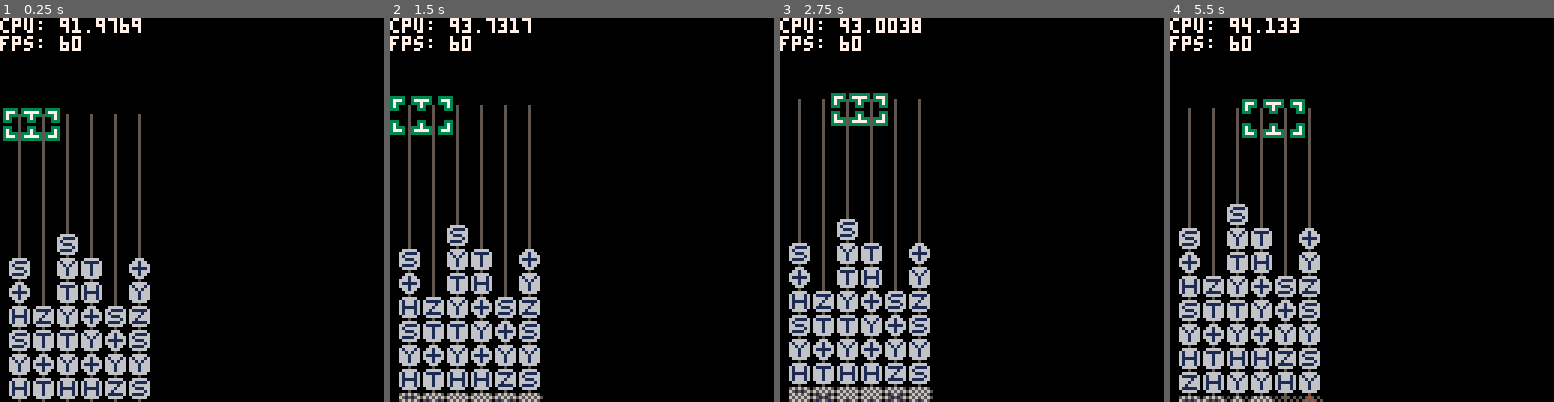
Above: before the commit, frames 1-4 (left to right).
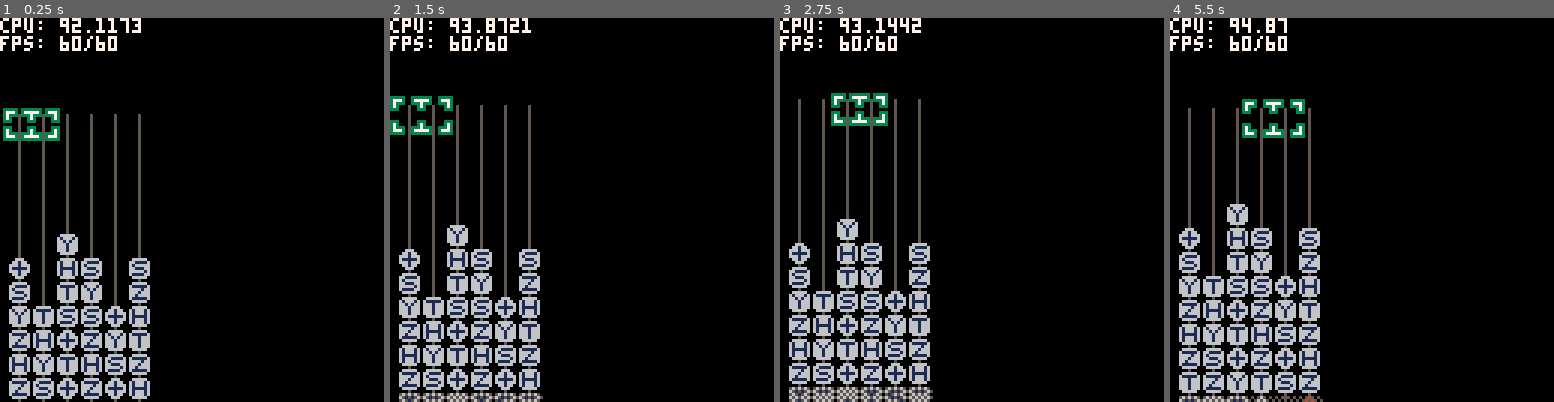
Above: after the commit, the same moments.

Repository: qniapp/quantattack
Game: PICO-8 cartridge qitaev.p8
Two runs of this game, one before a commit and one after it. Both use one fixed random seed, a clock stepped at 60 frames per second and the inputs below.
Inputs:
- Up to frame 1 (0.25 s): no input
- Up to frame 2 (1.5 s): tap X (X key) at 0.33, 1.07 s; tap O (Z key) at 0.7 s
- Up to frame 3 (2.75 s): hold Right 1.6-2.1 s; tap O (Z key) at 1.7, 2.1, 2.5 s; tap X (X key) at 1.85 s; hold Up 2.15-2.42 s; hold Right from 2.47 s (still down)
- Up to frame 4 (5.5 s): tap O (Z key) every 0.4 s from 2.9 to 5.3 s; tap X (X key) at 2.97, 4.08, 5.2 s; release Right at 3.03 s; hold Left 3.08-3.58 s; hold Down 3.63-3.97 s; hold Right 4.02-4.68 s; hold Up 4.73-5.03 s; hold Left from 5.08 s (still down)

The runs differ from the first frame. In frame 1, 3.3% of the frame differs, in the area x 2-40%, y 0-100%; in frame 2, 3.3%; in frame 3, 3.3%; in frame 4, 3.6%.

Commit message:
リファクタリング

Diff:
--- a/qitaev.p8
+++ b/qitaev.p8
@@ -151,64 +151,64 @@
     if (board:idle_gate_at(x, y):is_h() and
         board:idle_gate_at(x, y + 1):is_h()) then
       return {
-        { ["dx"] = 0, ["dy"] = 0, ["gate"] = quantum_gate.i() },
-        { ["dx"] = 0, ["dy"] = 1, ["gate"] = quantum_gate.i() },
+        { ["dx"] = 0, ["dy"] = 0, ["gate"] = quantum_gate:i() },
+        { ["dx"] = 0, ["dy"] = 1, ["gate"] = quantum_gate:i() },
       }
     end
 
     if (board:idle_gate_at(x, y):is_x() and
         board:idle_gate_at(x, y + 1):is_x()) then
       return {
-        { ["dx"] = 0, ["dy"] = 0, ["gate"] = quantum_gate.i() },
-        { ["dx"] = 0, ["dy"] = 1, ["gate"] = quantum_gate.i() },
+        { ["dx"] = 0, ["dy"] = 0, ["gate"] = quantum_gate:i() },
+        { ["dx"] = 0, ["dy"] = 1, ["gate"] = quantum_gate:i() },
       }
     end
 
     if (board:idle_gate_at(x, y):is_y() and
         board:idle_gate_at(x, y + 1):is_y()) then
       return {
-        { ["dx"] = 0, ["dy"] = 0, ["gate"] = quantum_gate.i() },
-        { ["dx"] = 0, ["dy"] = 1, ["gate"] = quantum_gate.i() },
+        { ["dx"] = 0, ["dy"] = 0, ["gate"] = quantum_gate:i() },
+        { ["dx"] = 0, ["dy"] = 1, ["gate"] = quantum_gate:i() },
       }
     end
 
     if (board:idle_gate_at(x, y):is_z() and
         board:idle_gate_at(x, y + 1):is_z()) then
       return {
-        { ["dx"] = 0, ["dy"] = 0, ["gate"] = quantum_gate.i() },
-        { ["dx"] = 0, ["dy"] = 1, ["gate"] = quantum_gate.i() },
+        { ["dx"] = 0, ["dy"] = 0, ["gate"] = quantum_gate:i() },
+        { ["dx"] = 0, ["dy"] = 1, ["gate"] = quantum_gate:i() },
       }
     end
 
     if (board:idle_gate_at(x, y):is_z() and
         board:idle_gate_at(x, y + 1):is_x()) then
       return {
-        { ["dx"] = 0, ["dy"] = 0, ["gate"] = quantum_gate.i() },
-        { ["dx"] = 0, ["dy"] = 1, ["gate"] = quantum_gate.y() },
+        { ["dx"] = 0, ["dy"] = 0, ["gate"] = quantum_gate:i() },
+        { ["dx"] = 0, ["dy"] = 1, ["gate"] = quantum_gate:y() },
       }
     end
 
     if (board:idle_gate_at(x, y):is_x() and
         board:idle_gate_at(x, y + 1):is_z()) then
       return {
-        { ["dx"] = 0, ["dy"] = 0, ["gate"] = quantum_gate.i() },
-        { ["dx"] = 0, ["dy"] = 1, ["gate"] = quantum_gate.y() },
+        { ["dx"] = 0, ["dy"] = 0, ["gate"] = quantum_gate:i() },
+        { ["dx"] = 0, ["dy"] = 1, ["gate"] = quantum_gate:y() },
       }
     end
 
     if (board:idle_gate_at(x, y):is_s() and
         board:idle_gate_at(x, y + 1):is_s()) then
       return {
-        { ["dx"] = 0, ["dy"] = 0, ["gate"] = quantum_gate.i() },
-        { ["dx"] = 0, ["dy"] = 1, ["gate"] = quantum_gate.z() },
+        { ["dx"] = 0, ["dy"] = 0, ["gate"] = quantum_gate:i() },
+        { ["dx"] = 0, ["dy"] = 1, ["gate"] = quantum_gate:z() },
       }
     end
 
     if (board:idle_gate_at(x, y):is_t() and
         board:idle_gate_at(x, y + 1):is_t()) then
       return {
-        { ["dx"] = 0, ["dy"] = 0, ["gate"] = quantum_gate.i() },
-        { ["dx"] = 0, ["dy"] = 1, ["gate"] = quantum_gate.s() },
+        { ["dx"] = 0, ["dy"] = 0, ["gate"] = quantum_gate:i() },
+        { ["dx"] = 0, ["dy"] = 1, ["gate"] = quantum_gate:s() },
       }
     end
 
@@ -226,9 +226,9 @@
         board:idle_gate_at(x, y + 1):is_x() and
         board:idle_gate_at(x, y + 2):is_h()) then
       return {
-        { ["dx"] = 0, ["dy"] = 0, ["gate"] = quantum_gate.i() },
-        { ["dx"] = 0, ["dy"] = 1, ["gate"] = quantum_gate.i() },
-        { ["dx"] = 0, ["dy"] = 2, ["gate"] = quantum_gate.z() },
+        { ["dx"] = 0, ["dy"] = 0, ["gate"] = quantum_gate:i() },
+        { ["dx"] = 0, ["dy"] = 1, ["gate"] = quantum_gate:i() },
+        { ["dx"] = 0, ["dy"] = 2, ["gate"] = quantum_gate:z() },
       }
     end
 
@@ -236,9 +236,9 @@
         board:idle_gate_at(x, y + 1):is_z() and
         board:idle_gate_at(x, y + 2):is_h()) then
       return {
-        { ["dx"] = 0, ["dy"] = 0, ["gate"] = quantum_gate.i() },
-        { ["dx"] = 0, ["dy"] = 1, ["gate"] = quantum_gate.i() },
-        { ["dx"] = 0, ["dy"] = 2, ["gate"] = quantum_gate.x() },
+        { ["dx"] = 0, ["dy"] = 0, ["gate"] = quantum_gate:i() },
+        { ["dx"] = 0, ["dy"] = 1, ["gate"] = quantum_gate:i() },
+        { ["dx"] = 0, ["dy"] = 2, ["gate"] = quantum_gate:x() },
       }
     end
 
@@ -246,9 +246,9 @@
         board:idle_gate_at(x, y + 1):is_z() and
         board:idle_gate_at(x, y + 2):is_s()) then
       return {
-        { ["dx"] = 0, ["dy"] = 0, ["gate"] = quantum_gate.i() },
-        { ["dx"] = 0, ["dy"] = 1, ["gate"] = quantum_gate.i() },
-        { ["dx"] = 0, ["dy"] = 2, ["gate"] = quantum_gate.z() },
+        { ["dx"] = 0, ["dy"] = 0, ["gate"] = quantum_gate:i() },
+        { ["dx"] = 0, ["dy"] = 1, ["gate"] = quantum_gate:i() },
+        { ["dx"] = 0, ["dy"] = 2, ["gate"] = quantum_gate:z() },
       }
     end
 
@@ -262,9 +262,9 @@
         board:idle_gate_at(board:idle_gate_at(x, y).cnot_x_x, y + 2):is_cnot_x()) then
       local dx = board:idle_gate_at(x, y).cnot_x_x - x
       return {
-        { ["dx"] = 0, ["dy"] = 0, ["gate"] = quantum_gate.i() }, { ["dx"] = dx, ["dy"] = 0, ["gate"] = quantum_gate.i() },
-        { ["dx"] = 0, ["dy"] = 1, ["gate"] = quantum_gate.i() }, { ["dx"] = dx, ["dy"] = 1, ["gate"] = quantum_gate.i() },
-        { ["dx"] = 0, ["dy"] = 2, ["gate"] = quantum_gate.swap() }, { ["dx"] = dx, ["dy"] = 2, ["gate"] = quantum_gate.swap() },
+        { ["dx"] = 0, ["dy"] = 0, ["gate"] = quantum_gate:i() }, { ["dx"] = dx, ["dy"] = 0, ["gate"] = quantum_gate:i() },
+        { ["dx"] = 0, ["dy"] = 1, ["gate"] = quantum_gate:i() }, { ["dx"] = dx, ["dy"] = 1, ["gate"] = quantum_gate:i() },
+        { ["dx"] = 0, ["dy"] = 2, ["gate"] = quantum_gate:swap() }, { ["dx"] = dx, ["dy"] = 2, ["gate"] = quantum_gate:swap() },
       }
     end
 
@@ -303,7 +303,7 @@
                 self:set(x, y, self:_random_gate())
               until (#gate_reduction_rules:reduce(self, x, y, true) == 0)
             else
-              self:set(x, y, quantum_gate.i())
+              self:set(x, y, quantum_gate:i())
             end
           end
         end
@@ -316,7 +316,7 @@
         if self.gate[x][y]:is_idle() then
           return self.gate[x][y]
         else
-          return quantum_gate.i()
+          return quantum_gate:i()
         end
       end,
 
@@ -563,7 +563,7 @@
                    (not self.gate[x][tmp_y]:is_swap()) and
                     self:is_droppable(x, tmp_y)) do
               self.gate[x][tmp_y + 1] = self.gate[x][tmp_y]
-              self.gate[x][tmp_y] = quantum_gate.i()
+              self.gate[x][tmp_y] = quantum_gate:i()
               tmp_y += 1
             end
 
@@ -591,9 +591,9 @@
               assert(cnot_x:is_cnot_x())
 
               self.gate[x][tmp_y + 1] = cnot_c
-              self.gate[x][tmp_y] = quantum_gate.i()
+              self.gate[x][tmp_y] = quantum_gate:i()
               self.gate[cnot_c.cnot_x_x][tmp_y + 1] = cnot_x
-              self.gate[cnot_c.cnot_x_x][tmp_y] = quantum_gate.i()
+              self.gate[cnot_c.cnot_x_x][tmp_y] = quantum_gate:i()
 
               tmp_y += 1
               gate = self.gate[x][tmp_y]
@@ -683,15 +683,15 @@
             cnot_x_x = flr(rnd(board.cols)) + 1
           until cnot_x_x ~= cnot_c_x
 
-          local x_gate = quantum_gate.x(cnot_c_x)
-          local control_gate = quantum_gate.c(cnot_x_x)
+          local x_gate = quantum_gate:x(cnot_c_x)
+          local control_gate = quantum_gate:c(cnot_x_x)
           self:set(cnot_x_x, board.rows + board.next_row, x_gate)
           self:set(cnot_c_x, board.rows + board.next_row, control_gate)
 
           local cnot_left_x = min(cnot_c_x, cnot_x_x)
           local cnot_right_x = max(cnot_c_x, cnot_x_x)
           for x = cnot_left_x + 1, cnot_right_x - 1 do
-            self:set(x, board.rows + board.next_row, quantum_gate.i())
+            self:set(x, board.rows + board.next_row, quantum_gate:i())
           end
         end
       end,
@@ -719,8 +719,9 @@
 
       _random_gate = function(self)
         local gate = nil
+
         repeat
-          gate = quantum_gate:new(quantum_gate.types[flr(rnd(#quantum_gate.types)) + 1])
+          gate = quantum_gate:random()
         until ((not gate:is_i()) and (gate.type ~= "c") and (gate.type ~= "swap"))
 
         return gate
@@ -742,9 +743,10 @@
 }
 
 quantum_gate = {
-  types = {"h", "x", "y", "z", "s", "t", "c", "swap", "i"},
-
-  sprites = {
+  size = 8,
+
+  _types = {"h", "x", "y", "z", "s", "t", "c", "swap", "i"},
+  _sprites = {
     ["idle"] = {
       ["h"] = 0,
       ["x"] = 1,
@@ -817,10 +819,44 @@
     },
   },
 
-  size = 8,
-
-  num_frames_swap = 4,
-  num_frames_match = 60,
+  _num_frames_swap = 4,
+  _num_frames_match = 60,
+
+  x = function(self, cnot_c_x)
+    local x = self:new("x")
+    x.cnot_c_x = cnot_c_x
+    return x
+  end,
+
+  y = function(self)
+    return self:new("y")
+  end,
+
+  z = function(self)
+    return self:new("z")
+  end,
+
+  s = function(self)
+    return self:new("s")
+  end,
+
+  c = function(self, cnot_x_x)
+    local c = self:new("c")
+    c.cnot_x_x = cnot_x_x
+    return c
+  end,
+
+  swap = function(self)
+    return self:new("swap")
+  end,
+
+  i = function(self)
+    return self:new("i")
+  end,
+
+  random = function(self)
+    return self:new(self._types[flr(rnd(#self._types)) + 1])
+  end,
 
   new = function(self, type)
     return {
@@ -875,7 +911,7 @@
         elseif self:is_swapping() then
           if self.tick_swap == nil then
             self.tick_swap = 0
-          elseif self.tick_swap < quantum_gate.num_frames_swap then
+          elseif self.tick_swap < quantum_gate._num_frames_swap then
             self.tick_swap += 1
           else
             self:_change_state("idle")
@@ -885,7 +921,7 @@
 
           if self.tick_match == nil then
             self.tick_match = 0
-          elseif self.tick_match < quantum_gate.num_frames_match then
+          elseif self.tick_match < quantum_gate._num_frames_match then
             self.tick_match += 1
           else
             self.disappearance_tick = 0
@@ -998,7 +1034,6 @@
 
       -- private
 
-      -- todo: フ⌂へヒ✽⬅️ホ▒ほフせめハいはを ascii art ネ▒せヒいまく
       _change_state = function(self, new_state)
         assert(new_state == "idle" or
                new_state == "swapping_with_left" or new_state == "swapping_with_right" or
@@ -1023,31 +1058,31 @@
 
       _sprite = function(self)
         if self:is_idle() then
-          return quantum_gate.sprites.idle[self.type]
+          return quantum_gate._sprites.idle[self.type]
         elseif self:is_swapping() then
-          return quantum_gate.sprites.idle[self.type]
+          return quantum_gate._sprites.idle[self.type]
         elseif self:is_match() then
           local icon = self.tick_match % 12
           if icon == 0 or icon == 1 or icon == 2 then
-            return quantum_gate.sprites.match_up[self.type]
+            return quantum_gate._sprites.match_up[self.type]
           elseif icon == 3 or icon == 4 or icon == 5 then
-            return quantum_gate.sprites.match_middle[self.type]
+            return quantum_gate._sprites.match_middle[self.type]
           elseif icon == 6 or icon == 7 or icon == 8 then
-            return quantum_gate.sprites.match_down[self.type]
+            return quantum_gate._sprites.match_down[self.type]
           elseif icon == 9 or icon == 10 or icon == 11 then
-            return quantum_gate.sprites.match_middle[self.type]
+            return quantum_gate._sprites.match_middle[self.type]
           end
         elseif self:is_dropped() then
           if self.tick_drop < 5 then
-            return quantum_gate.sprites.dropped[self.type]
+            return quantum_gate._sprites.dropped[self.type]
           elseif self.tick_drop < 7 then
-            return quantum_gate.sprites.jumping[self.type]
+            return quantum_gate._sprites.jumping[self.type]
           elseif self.tick_drop < 11 then
-            return quantum_gate.sprites.falling[self.type]
-          end
-          return quantum_gate.sprites.dropped[self.type]
+            return quantum_gate._sprites.falling[self.type]
+          end
+          return quantum_gate._sprites.dropped[self.type]
         elseif self:is_disappearing() then
-          return quantum_gate.sprites.idle[self.type]
+          return quantum_gate._sprites.idle[self.type]
         else
           assert(false, "we should never get here")
         end
@@ -1055,38 +1090,6 @@
     }
   end,
 }
-
-quantum_gate.x = function(cnot_c_x)
-  local x = quantum_gate:new("x")
-  x.cnot_c_x = cnot_c_x
-  return x
-end
-
-quantum_gate.y = function()
-  return quantum_gate:new("y")
-end
-
-quantum_gate.z = function()
-  return quantum_gate:new("z")
-end
-
-quantum_gate.s = function()
-  return quantum_gate:new("s")
-end
-
-quantum_gate.c = function(cnot_x_x)
-  local c = quantum_gate:new("c")
-  c.cnot_x_x = cnot_x_x
-  return c
-end
-
-quantum_gate.swap = function(other_x)
-  return quantum_gate:new("swap")
-end
-
-quantum_gate.i = function()
-  return quantum_gate:new("i")
-end
 
 -- player's cursor class
 
@@ -1243,6 +1246,8 @@
   end,
 }
 
+-- game class
+
 game = {
   _button = {
     ["left"] = 0,
@@ -1255,6 +1260,7 @@
 
   _sfx = {
     ["move_cursor"] = 0,
+    ["gate_drop"] = 1,
     ["puff"] = 3,
   },
 
@@ -1295,6 +1301,22 @@
       assert(false, "unknown state")
     end
   end,
+
+  draw = function(self)
+    if self._state == "solo" then
+      cls()
+
+      self.board:draw()
+      self.player_cursor:draw(self.board.raised_dots)
+
+      puff_particle:draw()
+      dropping_particle:draw()
+
+      self:draw_stats()
+    end
+  end,
+
+  -- private
 
   _handle_button_events = function(self)
     if btnp(game._button.left) then
@@ -1373,15 +1395,14 @@
       local x = self:_screen_x(each.x)
       local y = self:_screen_y(each.y)
 
-      -- todo: ちっちゃい煙を出すように変更
+      -- todo: ちっちゃいフ✽▥をハ♥むすようにハさ웃ヒいひ
       dropping_particle:create(x + flr(rnd(quantum_gate.size)), y + quantum_gate.size, 0, colors.white)
       dropping_particle:create(x + flr(rnd(quantum_gate.size)), y + quantum_gate.size, 0, colors.white)
       dropping_particle:create(x + flr(rnd(quantum_gate.size)), y + quantum_gate.size, 0, colors.white)
     end)
 
     if #bottommost_gates > 0 then
-      -- todo: ハなあヒˇぬネ▒せハ…♪ハ웃♪をつける
-      sfx(1)
+      sfx(self._sfx.gate_drop)
     end
   end,
 
@@ -1412,19 +1433,7 @@
     cursor(0, 0)
     color(7)
     print("cpu: " .. stat(1) * 100)
-    print("fps: " .. stat(7))
-  end,
-
-  draw = function(self)
-    if self._state == "solo" then
-      cls()
-
-      self.board:draw()
-      self.player_cursor:draw(self.board.raised_dots)
-      self:draw_stats()
-      puff_particle:draw()
-      dropping_particle:draw()
-    end
+    print("fps: " .. stat(7) .. "/60")
   end,
 }
 
